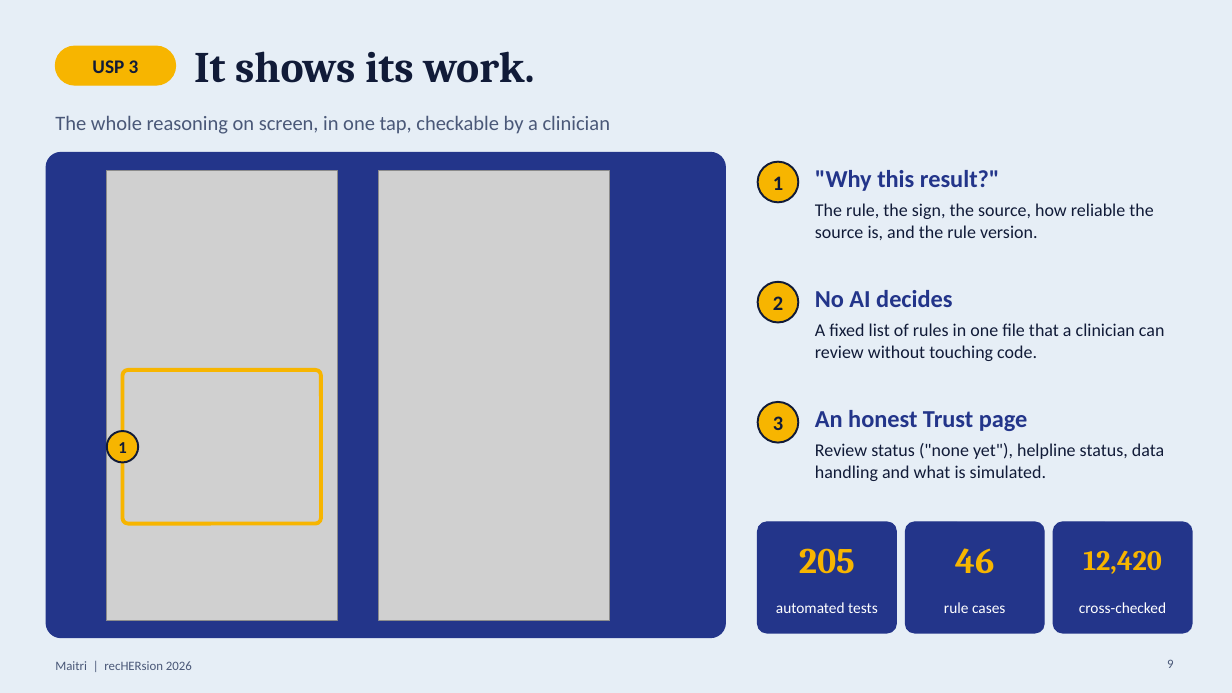
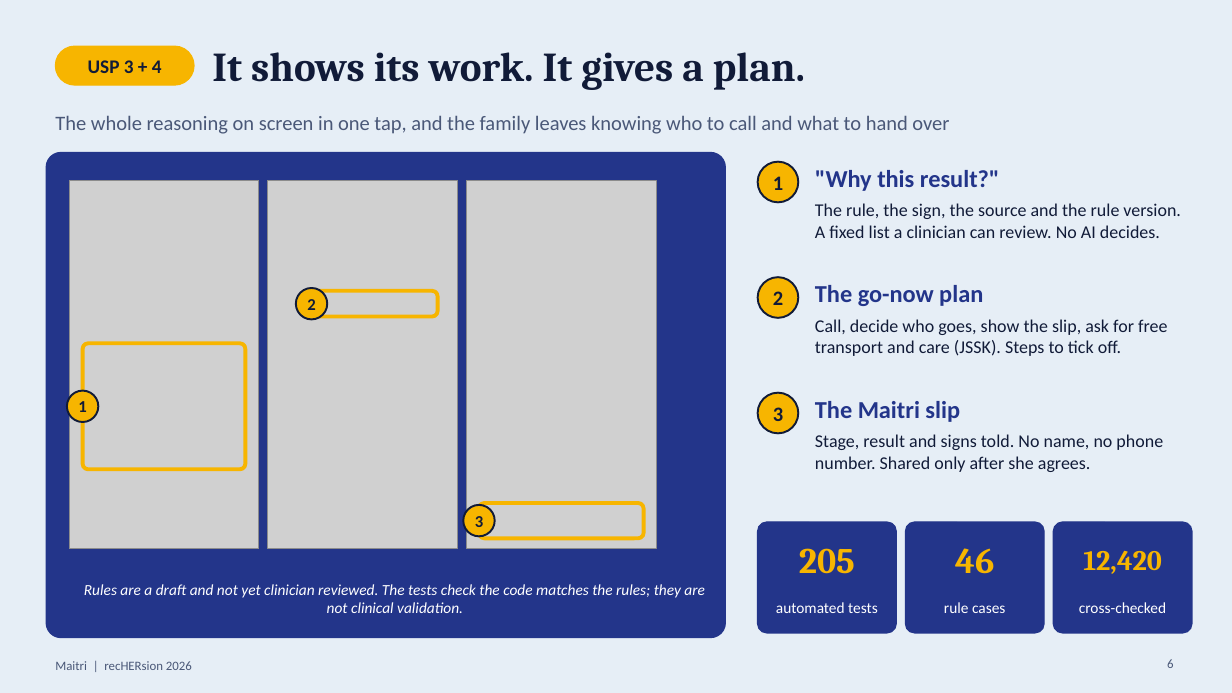
Before and after one commit to aafreenzy/maitri, a slide deck: slide 6 of docs/Maitri-recHERsion-2026-final.pptx (slide 9 before the commit). Drawn at 1232x693 pixels with LibreOffice and Linux fonts; fonts in the diff are those of the drawing; grey boxes stand for pictures. Boxes give left, top, right and bottom in pixels: in the first picture for what was removed or moved away, otherwise in the second. Text is boxed around its words. In the diff, an @@ line names an element or a change of style, - is before the commit and + after.

```diff
--- a/docs/Maitri-recHERsion-2026-final.pptx
+++ b/docs/Maitri-recHERsion-2026-final.pptx
@@ rounded rectangle: place and size @@
-rounded rectangle at [55,46,176,85]
+rounded rectangle at [55,46,194,85]
@@ text at [212,52,805,90]: text changed; size 34 to 32 pt @@
-It shows its work.
+It shows its work. It gives a plan.
@@ text at [88,60,162,73]: text changed @@
-USP 3
+USP 3 + 4
@@ text at [55,116,949,134]: text changed @@
-The whole reasoning on screen, in one tap, checkable by a clinician
+The whole reasoning on screen in one tap, and the family leaves knowing who to call and what to hand over
@@ picture removed at [379,171,610,621] @@
@@ picture: place and size @@
-picture at [106,171,337,621]
+picture at [69,180,259,549]
@@ picture added at [268,180,457,549] @@
@@ picture added at [467,180,656,549] @@
@@ text at [815,203,1180,238]: text changed @@
-The rule, the sign, the source, how reliable the source is, and the rule version.
+The rule, the sign, the source and the rule version. A fixed list a clinician can review. No AI decides.
@@ ellipse added at [296,288,327,320], fill #F7B500, outline #111B38 1.5 pt @@
@@ text added at [307,299,315,310], 13 pt, text #111B38, bold @@
+2
@@ rounded rectangle added at [311,291,437,317], outline #F7B500 3 pt @@
@@ text "2": place and size @@
-text "2" at [773,296,783,310]
+text "2" at [773,291,783,305]
@@ ellipse: place and size @@
-ellipse at [758,282,799,323]
+ellipse at [758,277,799,318]
@@ text removed at [815,290,952,307] @@
-No AI decides
@@ text added at [815,285,983,306], 19 pt, text #23358A, bold @@
+The go-now plan
@@ text removed at [815,323,1164,361] @@
-A fixed list of rules in one file that a clinician can review without touching code.
@@ text added at [815,319,1167,356], 14 pt, text #111B38 @@
+Call, decide who goes, show the slip, ask for free transport and care (JSSK). Steps to tick off.
@@ rounded rectangle: place and size @@
-rounded rectangle at [123,370,322,523]
+rounded rectangle at [82,344,245,470]
@@ rounded rectangle at [82,344,245,470]: proportions changed @@
@@ text "1": place and size @@
-text "1" at [118,442,126,453]
+text "1" at [78,401,86,412]
@@ ellipse: place and size @@
-ellipse at [107,431,139,462]
+ellipse at [67,391,98,422]
@@ text "3": place and size @@
-text "3" at [773,416,783,430]
+text "3" at [773,407,783,421]
@@ ellipse: place and size @@
-ellipse at [758,402,799,443]
+ellipse at [758,393,799,433]
@@ text removed at [815,410,1028,431] @@
-An honest Trust page
@@ text added at [815,401,960,422], 19 pt, text #23358A, bold @@
+The Maitri slip
@@ text removed at [815,443,1164,481] @@
-Review status ("none yet"), helpline status, data handling and what is simulated.
@@ text added at [815,434,1163,472], 14 pt, text #111B38 @@
+Stage, result and signs told. No name, no phone number. Shared only after she agrees.
@@ ellipse added at [463,505,494,536], fill #F7B500, outline #111B38 1.5 pt @@
@@ rounded rectangle added at [479,503,643,538], outline #F7B500 3 pt @@
@@ text added at [475,516,483,527], 13 pt, text #111B38, bold @@
+3
@@ text added at [84,584,704,613], 12 pt, text #FFFFFF, italic @@
+Rules are a draft and not yet clinician reviewed. The tests check the code matches the rules; they are not clinical validation.
@@ page number at [1167,659,1173,668]: text changed @@
-9
+6
```
Also in this commit, not shown: 6 other slides changed, 9 slides removed, 4 other files.
